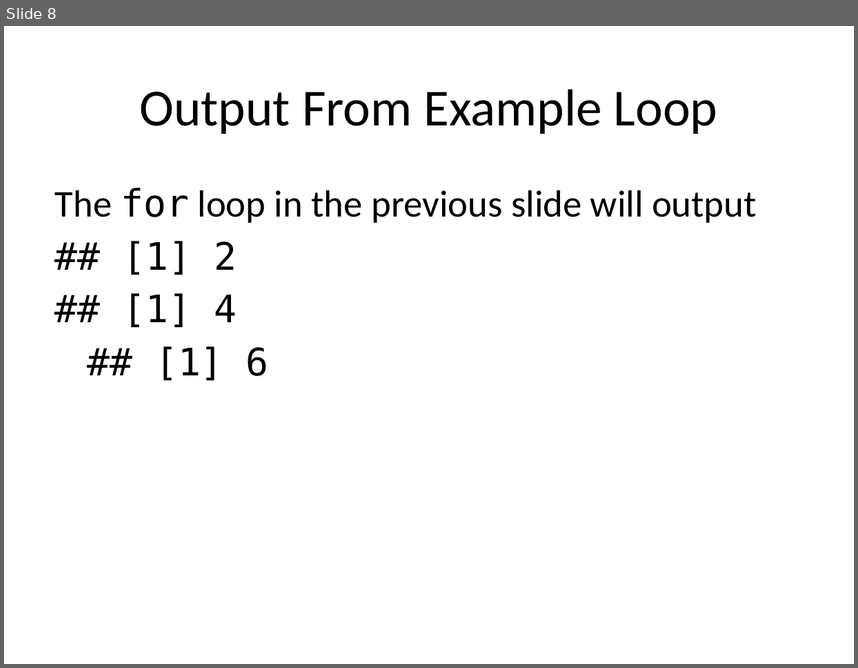
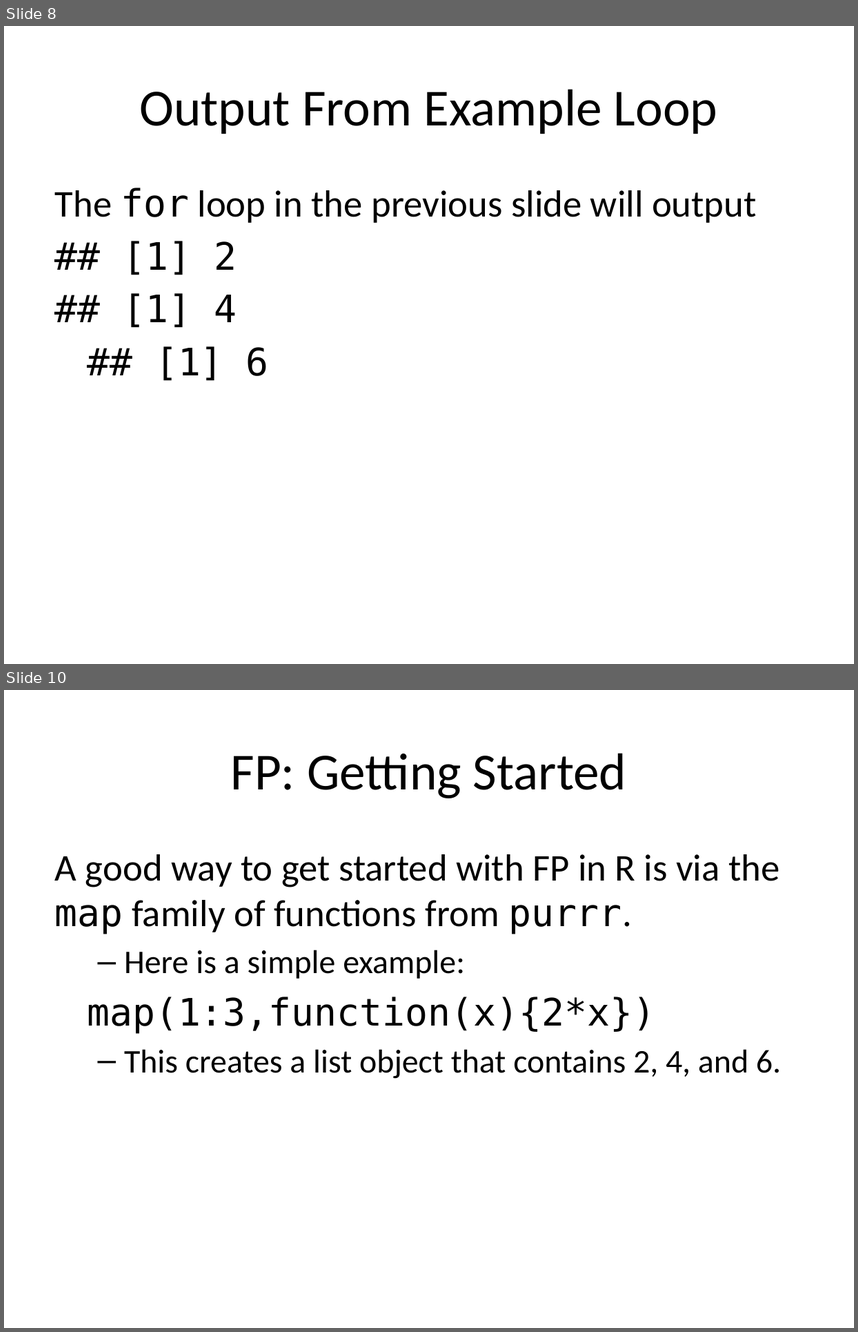
Before and after one commit to jmgraham30/SWBmodules, a slide deck: slides/iteration_with_purrr.pptx. Shown one above the other, each under a label of ours: slide 8 before the commit, slides 8 and 10 after it; the slides between them are not shown. The pictures are 858x668 and 858x1332 pixels, drawn with LibreOffice and Linux fonts; fonts in the diff are those of the drawing. Boxes give left, top, right and bottom in pixels: in the first picture for what was removed or moved away, otherwise in the second. Text is boxed around its words. In the diff, an @@ line names an element or a change of style, - is before the commit and + after.

```diff
--- a/slides/iteration_with_purrr.pptx
+++ b/slides/iteration_with_purrr.pptx
@@ slide 10 added at bbox=[4, 690, 854, 1328], background #FFFFFF @@
@@ title added at bbox=[231, 753, 626, 798], 44 pt, text #000000 @@
+FP: Getting Started
@@ text added at bbox=[55, 854, 781, 1078], 32 pt, text #000000 @@
+A good way to get started with FP in R is via the map family of functions from purrr.
+  – Here is a simple example:
+map(1:3,function(x){2*x})
+  – This creates a list object that contains 2, 4, and 6.
```
Also in this commit, not shown: 1 slide changed, 4 other slides added, 2 slides removed, 1 other file.
